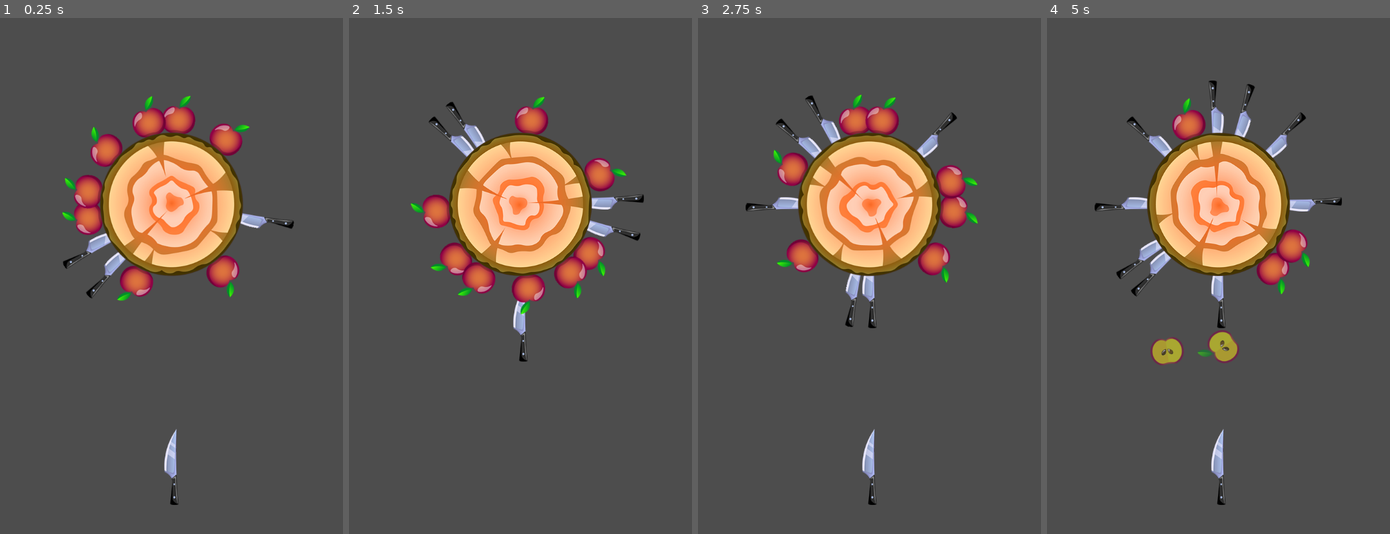
Above: before the commit, frames 1-4 (left to right).
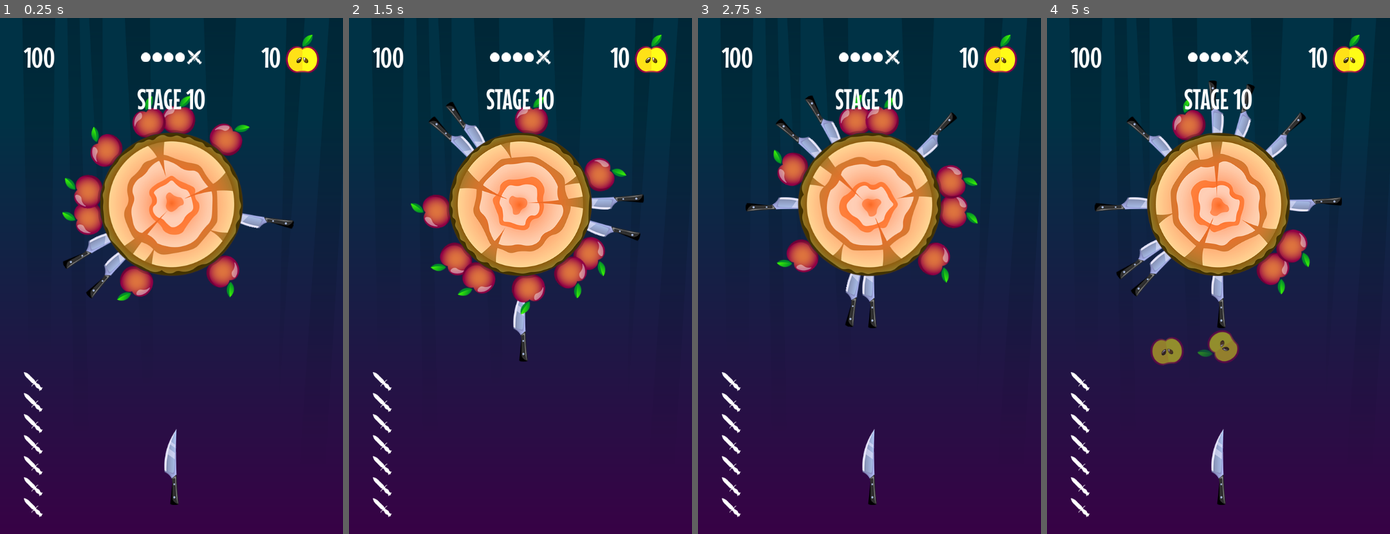
Above: after the commit, the same moments.

Repository: top-it-090304/Spin-Target
Game: Godot game, scene res://scens/game.tscn
Two runs of this game, one before a commit and one after it. Both use one fixed random seed, a clock stepped at 60 frames per second and the inputs below.
Inputs (mouse positions are in pixels of both pictures, inside the frame that each line leads up to):
- Up to frame 1 (0.25 s): no input
- Up to frame 2 (1.5 s): move the mouse to (595, 250) at 0.52 s; click (595, 250) at 0.67 s; move the mouse to (451, 301) at 1.27 s; click (451, 301) at 1.42 s
- Up to frame 3 (2.75 s): move the mouse to (903, 162) at 2.02 s; click (903, 162) at 2.17 s
- Up to frame 4 (5 s): move the mouse to (1201, 379) at 2.77 s; click (1201, 379) at 2.92 s; move the mouse to (1321, 353) at 3.52 s; click (1321, 353) at 3.67 s; move the mouse to (1115, 198) at 4.27 s; click (1115, 198) at 4.42 s

The runs differ from the first frame. In frame 1, 86% of the frame differs, in the area x 0-100%, y 0-100%; in frame 2, 86%; in frame 3, 86%; in frame 4, 87%.

Commit message:
Добавил UI и задний фон

Diff:
--- /dev/null
+++ b/spin-target/elements/ui/hud/hud.tscn
@@ -0,0 +1,130 @@
+[gd_scene load_steps=6 format=3 uid="uid://c077xke7ae2bo"]
+
+[ext_resource type="Texture2D" uid="uid://cxc0eg6ywmqi5" path="res://assets/background.png" id="1_62tqk"]
+[ext_resource type="Texture2D" uid="uid://c8avdj5qs1klg" path="res://assets/circle_1.png" id="2_udgck"]
+[ext_resource type="Texture2D" uid="uid://fj11q3al6t66" path="res://assets/boss_ico.png" id="3_2xxep"]
+[ext_resource type="Texture2D" uid="uid://c58bpd5jbr21l" path="res://assets/apple2.png" id="4_n5s42"]
+[ext_resource type="Texture2D" uid="uid://c5jx2g5jh4i36" path="res://assets/knife_ico_2.png" id="5_2xxep"]
+
+[node name="HUD" type="CanvasLayer"]
+layer = 5
+
+[node name="CanvasLayer" type="CanvasLayer" parent="."]
+layer = -5
+
+[node name="TextureRect" type="TextureRect" parent="CanvasLayer"]
+anchors_preset = 15
+anchor_right = 1.0
+anchor_bottom = 1.0
+grow_horizontal = 2
+grow_vertical = 2
+texture = ExtResource("1_62tqk")
+
+[node name="MarginContainer" type="MarginContainer" parent="."]
+anchors_preset = 15
+anchor_right = 1.0
+anchor_bottom = 1.0
+grow_horizontal = 2
+grow_vertical = 2
+theme_override_constants/margin_left = 50
+theme_override_constants/margin_top = 35
+theme_override_constants/margin_right = 50
+theme_override_constants/margin_bottom = 35
+
+[node name="VBoxContainer" type="VBoxContainer" parent="MarginContainer"]
+layout_mode = 2
+
+[node name="HBoxContainer" type="HBoxContainer" parent="MarginContainer/VBoxContainer"]
+layout_mode = 2
+
+[node name="Label" type="Label" parent="MarginContainer/VBoxContainer/HBoxContainer"]
+layout_mode = 2
+size_flags_horizontal = 3
+text = "100"
+
+[node name="HBoxContainer" type="HBoxContainer" parent="MarginContainer/VBoxContainer/HBoxContainer"]
+layout_mode = 2
+size_flags_horizontal = 3
+alignment = 1
+
+[node name="TextureRect" type="TextureRect" parent="MarginContainer/VBoxContainer/HBoxContainer/HBoxContainer"]
+layout_mode = 2
+texture = ExtResource("2_udgck")
+stretch_mode = 5
+
+[node name="TextureRect2" type="TextureRect" parent="MarginContainer/VBoxContainer/HBoxContainer/HBoxContainer"]
+layout_mode = 2
+texture = ExtResource("2_udgck")
+stretch_mode = 5
+
+[node name="TextureRect3" type="TextureRect" parent="MarginContainer/VBoxContainer/HBoxContainer/HBoxContainer"]
+layout_mode = 2
+texture = ExtResource("2_udgck")
+stretch_mode = 5
+
+[node name="TextureRect4" type="TextureRect" parent="MarginContainer/VBoxContainer/HBoxContainer/HBoxContainer"]
+layout_mode = 2
+texture = ExtResource("2_udgck")
+stretch_mode = 5
+
+[node name="TextureRect5" type="TextureRect" parent="MarginContainer/VBoxContainer/HBoxContainer/HBoxContainer"]
+layout_mode = 2
+texture = ExtResource("3_2xxep")
+stretch_mode = 5
+
+[node name="HBoxContainer2" type="HBoxContainer" parent="MarginContainer/VBoxContainer/HBoxContainer"]
+layout_mode = 2
+size_flags_horizontal = 3
+theme_override_constants/separation = 10
+alignment = 2
+
+[node name="Label" type="Label" parent="MarginContainer/VBoxContainer/HBoxContainer/HBoxContainer2"]
+layout_mode = 2
+text = "10"
+
+[node name="TextureRect" type="TextureRect" parent="MarginContainer/VBoxContainer/HBoxContainer/HBoxContainer2"]
+custom_minimum_size = Vector2(0, 95)
+layout_mode = 2
+texture = ExtResource("4_n5s42")
+stretch_mode = 4
+
+[node name="Label" type="Label" parent="MarginContainer/VBoxContainer"]
+layout_mode = 2
+text = "STAGE 10"
+horizontal_alignment = 1
+
+[node name="HBoxContainer2" type="HBoxContainer" parent="MarginContainer/VBoxContainer"]
+layout_mode = 2
+size_flags_vertical = 3
+
+[node name="VBoxContainer" type="VBoxContainer" parent="MarginContainer/VBoxContainer/HBoxContainer2"]
+layout_mode = 2
+alignment = 2
+
+[node name="TextureRect" type="TextureRect" parent="MarginContainer/VBoxContainer/HBoxContainer2/VBoxContainer"]
+layout_mode = 2
+texture = ExtResource("5_2xxep")
+
+[node name="TextureRect2" type="TextureRect" parent="MarginContainer/VBoxContainer/HBoxContainer2/VBoxContainer"]
+layout_mode = 2
+texture = ExtResource("5_2xxep")
+
+[node name="TextureRect3" type="TextureRect" parent="MarginContainer/VBoxContainer/HBoxContainer2/VBoxContainer"]
+layout_mode = 2
+texture = ExtResource("5_2xxep")
+
+[node name="TextureRect4" type="TextureRect" parent="MarginContainer/VBoxContainer/HBoxContainer2/VBoxContainer"]
+layout_mode = 2
+texture = ExtResource("5_2xxep")
+
+[node name="TextureRect5" type="TextureRect" parent="MarginContainer/VBoxContainer/HBoxContainer2/VBoxContainer"]
+layout_mode = 2
+texture = ExtResource("5_2xxep")
+
+[node name="TextureRect6" type="TextureRect" parent="MarginContainer/VBoxContainer/HBoxContainer2/VBoxContainer"]
+layout_mode = 2
+texture = ExtResource("5_2xxep")
+
+[node name="TextureRect7" type="TextureRect" parent="MarginContainer/VBoxContainer/HBoxContainer2/VBoxContainer"]
+layout_mode = 2
+texture = ExtResource("5_2xxep")
--- a/spin-target/project.godot
+++ b/spin-target/project.godot
@@ -27,6 +27,10 @@
 window/stretch/aspect="expand"
 window/handheld/orientation=1
 
+[gui]
+
+theme/custom="uid://jfh2k0y7oq5k"
+
 [input_devices]
 
 pointing/emulate_touch_from_mouse=true
--- a/spin-target/scens/game.tscn
+++ b/spin-target/scens/game.tscn
@@ -1,14 +1,18 @@
-[gd_scene load_steps=3 format=3 uid="uid://bh4stgktopdvk"]
+[gd_scene load_steps=4 format=3 uid="uid://bh4stgktopdvk"]
 
 [ext_resource type="PackedScene" uid="uid://c063vf7c2x3m3" path="res://elements/Knife_shooter/knifeshooter.tscn" id="1_7lg5d"]
+[ext_resource type="PackedScene" uid="uid://c077xke7ae2bo" path="res://elements/ui/hud/hud.tscn" id="1_xahwf"]
 [ext_resource type="PackedScene" uid="uid://c7grww7jg1mrn" path="res://elements/targets/target/target.tscn" id="2_ulfje"]
 
 [node name="Game" type="Node2D"]
 
+[node name="HUD" parent="." instance=ExtResource("1_xahwf")]
+
 [node name="Knifeshooter" parent="." instance=ExtResource("1_7lg5d")]
-position = Vector2(0, 400)
+position = Vector2(360, 944)
 
 [node name="Target" parent="." instance=ExtResource("2_ulfje")]
-position = Vector2(0, -150)
+position = Vector2(360, 394)
 
 [node name="Camera2D" type="Camera2D" parent="."]
+position = Vector2(360, 544)
Binary file added: spin-target/styles/main.theme
